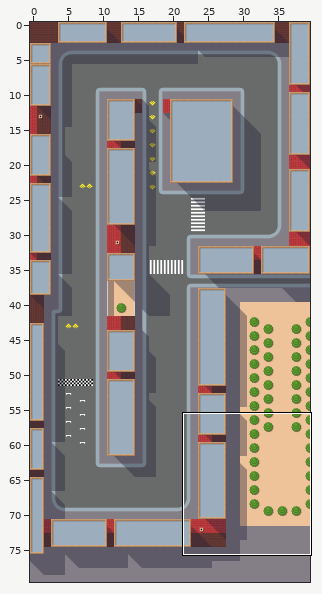
One commit to this Tiled map: core/assets/maps/be.tmx. Above: a wide view before the commit, with the close-up outlined.
Close-up. Before the edit:
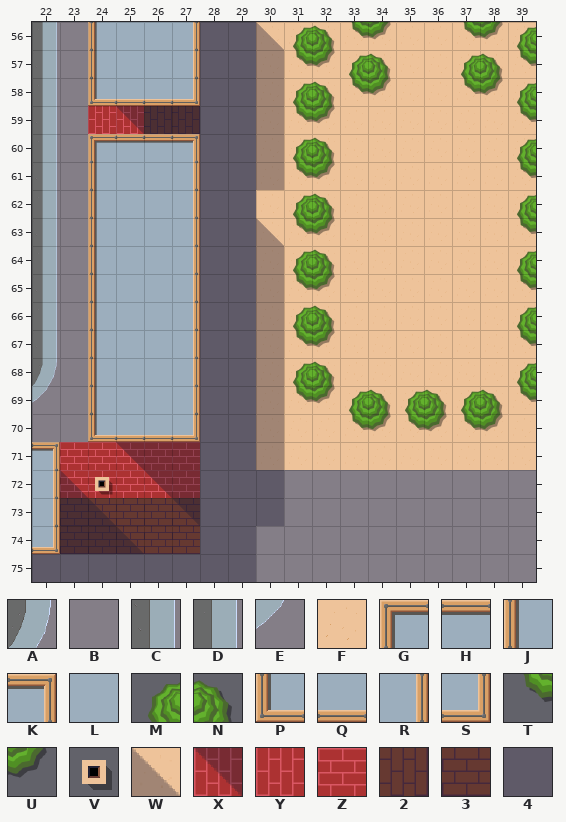
Cells are 64x64 px. Shown: x 22..39, y 56..75. The commit also changed other parts of the map, which this record leaves out.
Key: from "city": A 3, B 6, C 8 turned 270, D 9 turned 270, E 11, F 28, G 32, H 33, J 33 turned 270, K 34, L 35, M 36, N 37, P 40, Q 41, R 41 turned 270, S 42, T 44, U 45, V 46, W 54, X 54 turned 180, Y 60, Z 60 turned 90, 2 61, 3 61 turned 90, 4 62.
_ is an empty cell, # one hidden under a higher layer.
Layer "Ground" before, first column x 22:
56 DB####BBFFFFFFFFFF
57 CB####BBFFFFFFFFFF
58 DB####BBFFFFFFFFFF
59 CBYY22BBFFFFFFFFFF
60 DB####BBFFFFFFFFFF
61 CB####BBFFFFFFFFFF
62 DB####BBFFFFFFFFFF
63 CB####BBFFFFFFFFFF
64 DB####BBFFFFFFFFFF
65 CB####BBFFFFFFFFFF
66 DB####BBFFFFFFFFFF
67 CB####BBFFFFFFFFFF
68 AB####BBFFFFFFFFFF
69 EB####BBFFFFFFFFFF
70 BB####BBFFFFFFFFFF
71 #ZZZZZBBFFFFFFFFFF
72 #ZZZZZBBBBBBBBBBBB
73 #33333BBBBBBBBBBBB
74 #33333BBBBBBBBBBBB
75 BBBBBBBBBBBBBBBBBB
Layer "Obstacles" before, first column x 22:
56 __JLLR44WMNTU__TUM
57 __JLLR444TUMN__MNT
58 __PQQS444MNTU__TUM
59 ___X44444TU______T
60 __GHHK444MN______M
61 __JLLR444TU______T
62 __JLLR44_MN______M
63 __JLLR44WTU______T
64 __JLLR444MN______M
65 __JLLR444TU______T
66 __JLLR444MN______M
67 __JLLR444TU______T
68 __JLLR444MN______M
69 __JLLR444TUMNMNMNT
70 __PQQS444__TUTUTU_
71 K__X44444_________
72 RWV_X4444_________
73 R4W__X444_________
74 S44W__44__________
75 44444444__________
The same view after the edit:
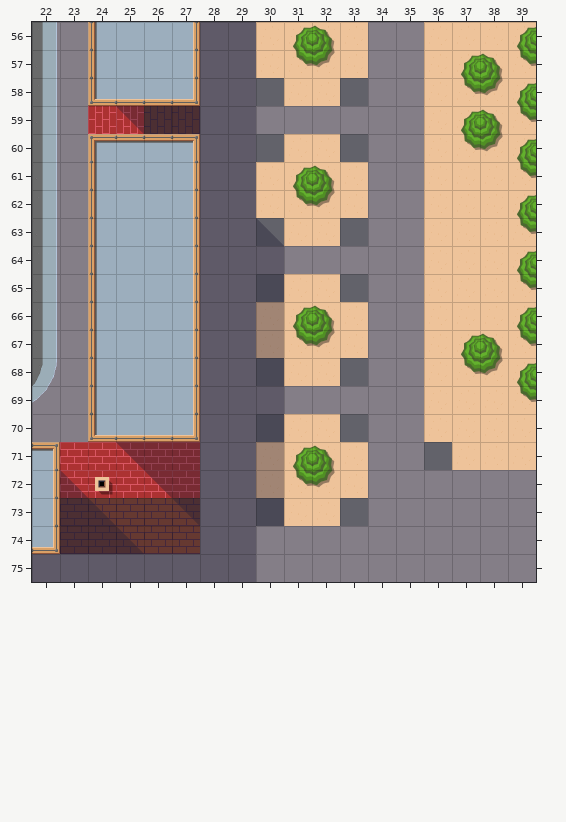
See-through tiles are keyed as they look on the map.
The edit:
Layer "Ground":
The edit turns tile F into tile B in rows 56 to 58 at x 34 to 35; in row 59 at x 30 to 35; in rows 60 to 63 at x 34 to 35; in row 64 at x 30 to 35; in rows 65 to 68 at x 34 to 35; in row 69 at x 30 to 35.
The edit turns tile F into tile B in rows 70 to 71 at x 34 to 35.
The edit turns tile B into tile F in row 72 at x 30 to 33; in row 73 at x 31 to 32.
Tile B is gone in row 73 at x 30 and 33.
Tile F is gone in row 58 at x 30 and 33; in row 60 at x 30 and 33; in row 63 at x 30 and 33; in row 65 at x 30 and 33; in row 68 at x 30 and 33; in row 70 at x 30 and 33.
Tile F is gone in row 71 at x 36.
Layer "Obstacles":
The edit turns tile T into tile M in row 61 at x 31.
There is now tile M in row 59 at x 37; in row 67 at x 37; in row 71 at x 31.
The edit turns tile U into tile N in row 61 at x 32.
There is now tile N in row 59 at x 38; in row 67 at x 38; in row 71 at x 32.
The edit turns tile M into tile T in row 62 at x 31.
There is now tile T in row 60 at x 37; in row 68 at x 37; in row 72 at x 31.
The edit turns tile N into tile U in row 62 at x 32.
There is now tile U in row 60 at x 38; in row 68 at x 38; in row 72 at x 32.
Tile 4 is gone in rows 57 to 61 at x 30.
Tile M is gone in row 57 at x 33; in row 58 at x 31; in row 60 at x 31; in row 64 at x 31; in row 68 at x 31; in row 69 at x 33, 35 and 37.
Tile N is gone in row 57 at x 34; in row 58 at x 32; in row 60 at x 32; in row 64 at x 32; in row 68 at x 32; in row 69 at x 34, 36 and 38.
Tile T is gone in row 56 at x 33 and 37; in row 58 at x 33; in row 59 at x 31; in row 63 at x 31; in row 65 at x 31; in row 69 at x 31.
Tile T is gone in row 70 at x 33, 35 and 37.
Tile U is gone in row 56 at x 34 and 38; in row 58 at x 34; in row 59 at x 32; in row 63 at x 32; in row 65 at x 32; in row 69 at x 32.
Tile U is gone in row 70 at x 34, 36 and 38.
Tile W is gone in row 56 at x 30.
Pixel boxes of the changes (left, top, right, bottom) in both close-ups:
changed: (256, 22, 503, 526)
